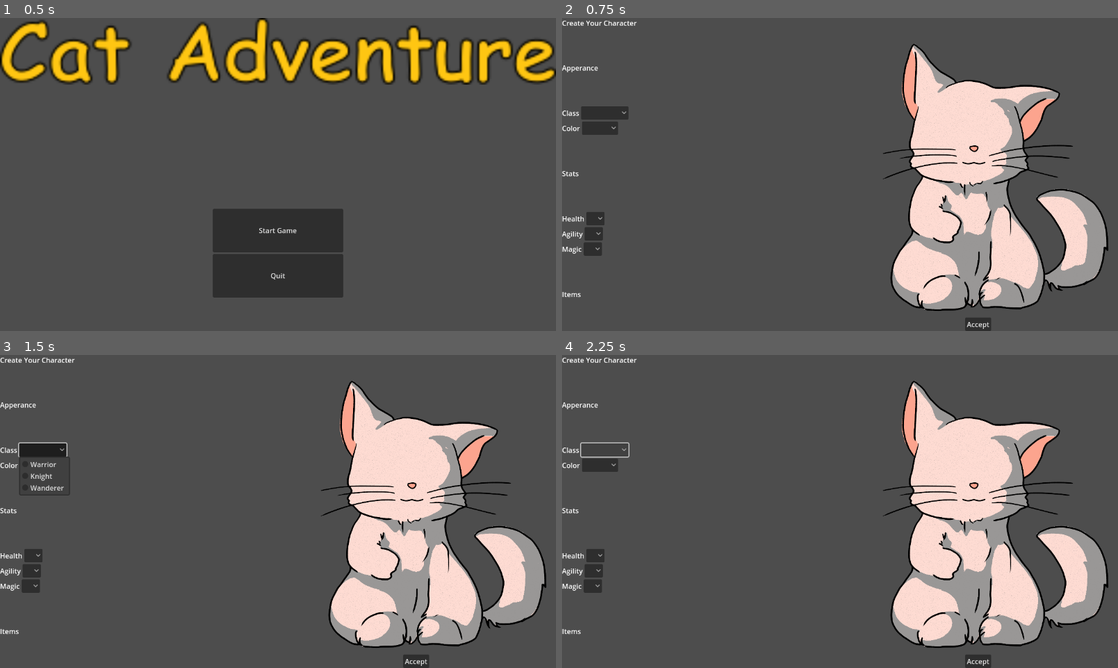
Above: before the commit, frames 1-4 (two rows, left to right).
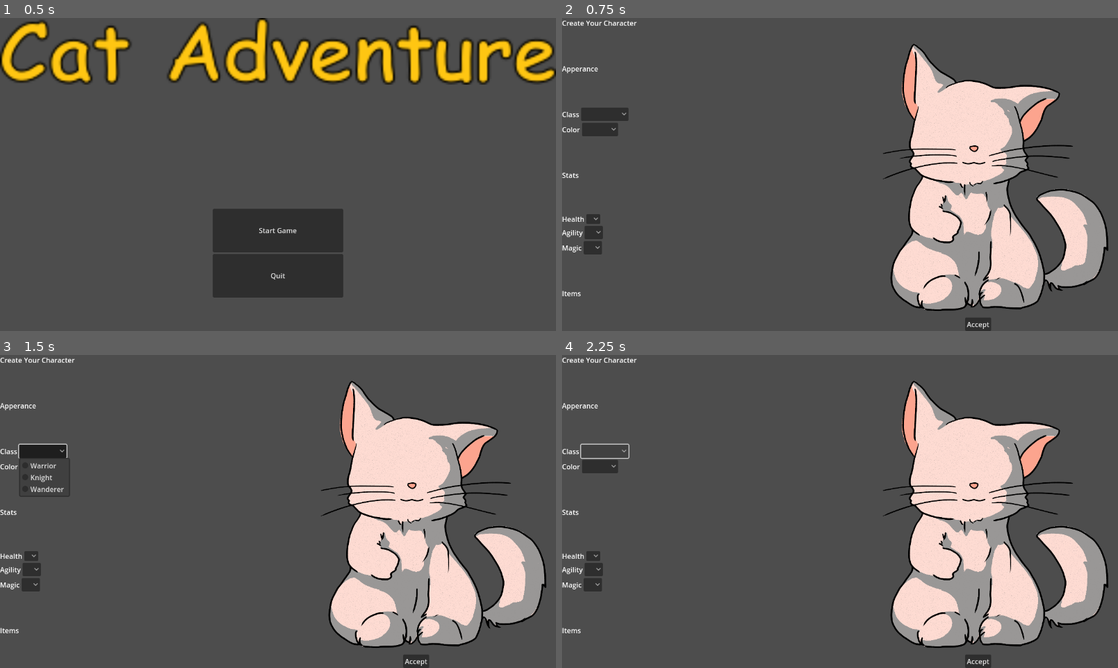
Above: after the commit, the same moments.

Repository: CommonParrot/MiniJam-Cat-Selection-Adventure
Game: Godot game, scene res://Screens/title_screen.tscn
Same seed, same stepped clock (60 frames per second), same inputs: the game is played once before the commit and once after it.
Inputs (mouse positions are in pixels of both pictures, inside the frame that each line leads up to):
- Up to frame 1 (0.5 s): no input
- Up to frame 2 (0.75 s): click "Start Game" at 0.5 s
- Up to frame 3 (1.5 s): click (44, 448) at 1.27 s
- Up to frame 4 (2.25 s): click (606, 452) at 2.02 s

Frame 1 is identical in both runs. In frame 2, 0.6% of the frame differs, in the area x 0-12%, y 15-90%; in frame 3, 0.7%, in the area x 0-13%, y 15-90%; in frame 4, 0.6%.

Commit message:
dynamic cat option button and global signals

Diff:
--- a/Screens/Cat.gd
+++ b/Screens/Cat.gd
@@ -1,13 +1,20 @@
-c
+extends Node
 
+@export var points = 10
+var health = 2
+var agility = 2
+var magic = 2
 
+enum classes {}
+enum colors {}
+enum eye_colors {}
 #
 
 # Called when the node enters the scene tree for the first time.
 func _ready() -> void:
-	pass # Replace with function body.
+	Signals.ui_stat_change.connect(change_cat_stat)
 
 
-# Called every frame. 'delta' is the elapsed time since the previous frame.
-func _process(delta: float) -> void:
-	pass
+func change_cat_stat(stat_name: String, stat_value: int) -> void:
+	check_stat_change_possible(stat_name, stat_value)
+	Signals.ui_stat_change.emit(stat_name, stat_value)
--- /dev/null
+++ b/Screens/DynamicCatOptionButton.gd
@@ -0,0 +1,12 @@
+extends OptionButton
+class_name DynamicCatOptionButton
+
+@export var stat_name = ""
+
+# Called when the node enters the scene tree for the first time.
+func _ready():
+	pass
+
+
+func _on_item_selected(index):
+	Signals.ui_stat_change.emit(stat_name, 1)
--- a/Screens/OptionName.gd
+++ /dev/null
@@ -1,14 +0,0 @@
-extends OptionButton
-
-# Called when the node enters the scene tree for the first time.
-func _ready():
-	pass # Replace with function body.
-
-
-# Called every frame. 'delta' is the elapsed time since the previous frame.
-func _process(delta):
-	pass
-
-
-func _on_item_selected(index):
-	pass # Replace with function body.
--- a/Screens/character_selection_screen.tscn
+++ b/Screens/character_selection_screen.tscn
@@ -1,6 +1,6 @@
 [gd_scene load_steps=3 format=3 uid="uid://youox4cuc70m"]
 
-[ext_resource type="Script" path="res://Screens/OptionName.gd" id="1_d0j74"]
+[ext_resource type="Script" path="res://Screens/DynamicCatOptionButton.gd" id="1_begdr"]
 [ext_resource type="Texture2D" uid="uid://5v5eg7cjj6np" path="res://images/White_Cat.png" id="1_rqi7e"]
 
 [node name="Character creation" type="MarginContainer"]
@@ -45,7 +45,7 @@
 text = "Class"
 horizontal_alignment = 1
 
-[node name="OptionButton" type="OptionButton" parent="VBoxContainer/HBoxContainer/left/Class"]
+[node name="DynamicCatOptionButton" type="OptionButton" parent="VBoxContainer/HBoxContainer/left/Class"]
 layout_mode = 2
 item_count = 3
 popup/item_0/text = "Warrior"
@@ -54,6 +54,7 @@
 popup/item_1/id = 1
 popup/item_2/text = "Wanderer"
 popup/item_2/id = 2
+script = ExtResource("1_begdr")
 
 [node name="Color" type="HBoxContainer" parent="VBoxContainer/HBoxContainer/left"]
 layout_mode = 2
@@ -64,7 +65,7 @@
 text = "Color"
 horizontal_alignment = 1
 
-[node name="OptionButton" type="OptionButton" parent="VBoxContainer/HBoxContainer/left/Color"]
+[node name="DynamicCatOptionButton" type="OptionButton" parent="VBoxContainer/HBoxContainer/left/Color"]
 layout_mode = 2
 item_count = 3
 popup/item_0/text = "White"
@@ -73,6 +74,7 @@
 popup/item_1/id = 1
 popup/item_2/text = "Brown"
 popup/item_2/id = 2
+script = ExtResource("1_begdr")
 
 [node name="Stats" type="Label" parent="VBoxContainer/HBoxContainer/left"]
 layout_mode = 2
@@ -89,16 +91,9 @@
 text = "Health"
 horizontal_alignment = 1
 
-[node name="OptionButton" type="OptionButton" parent="VBoxContainer/HBoxContainer/left/Health"]
+[node name="DynamicCatOptionButton" type="OptionButton" parent="VBoxContainer/HBoxContainer/left/Health"]
 layout_mode = 2
-item_count = 3
-popup/item_0/text = "2"
-popup/item_0/id = 0
-popup/item_1/text = "5"
-popup/item_1/id = 1
-popup/item_2/text = "7"
-popup/item_2/id = 2
-script = ExtResource("1_d0j74")
+script = ExtResource("1_begdr")
 
 [node name="Agility" type="HBoxContainer" parent="VBoxContainer/HBoxContainer/left"]
 layout_mode = 2
@@ -109,7 +104,7 @@
 text = "Agility"
 horizontal_alignment = 1
 
-[node name="OptionButton" type="OptionButton" parent="VBoxContainer/HBoxContainer/left/Agility"]
+[node name="DynamicCatOptionButton" type="OptionButton" parent="VBoxContainer/HBoxContainer/left/Agility"]
 layout_mode = 2
 item_count = 3
 popup/item_0/text = "2"
@@ -118,6 +113,7 @@
 popup/item_1/id = 1
 popup/item_2/text = "7"
 popup/item_2/id = 2
+script = ExtResource("1_begdr")
 
 [node name="Magic" type="HBoxContainer" parent="VBoxContainer/HBoxContainer/left"]
 layout_mode = 2
@@ -128,7 +124,7 @@
 text = "Magic"
 horizontal_alignment = 1
 
-[node name="OptionButton" type="OptionButton" parent="VBoxContainer/HBoxContainer/left/Magic"]
+[node name="DynamicCatOptionButton" type="OptionButton" parent="VBoxContainer/HBoxContainer/left/Magic"]
 layout_mode = 2
 item_count = 3
 popup/item_0/text = "2"
@@ -137,6 +133,7 @@
 popup/item_1/id = 1
 popup/item_2/text = "7"
 popup/item_2/id = 2
+script = ExtResource("1_begdr")
 
 [node name="Items" type="Label" parent="VBoxContainer/HBoxContainer/left"]
 layout_mode = 2
@@ -160,5 +157,3 @@
 
 [node name="MarginContainer" type="MarginContainer" parent="VBoxContainer/HBoxContainer"]
 layout_mode = 2
-
-[connection signal="item_selected" from="VBoxContainer/HBoxContainer/left/Health/OptionButton" to="VBoxContainer/HBoxContainer/left/Health/OptionButton" method="_on_item_selected"]
--- /dev/null
+++ b/Scripts/Signals.gd
@@ -0,0 +1,4 @@
+extends Node
+
+signal ui_stat_change(stat_name: String, stat_value: int)
+signal update_ui_stat(stat_name: String, stat_value: int)
--- a/project.godot
+++ b/project.godot
@@ -15,6 +15,10 @@
 config/features=PackedStringArray("4.2", "Forward Plus")
 config/icon="res://icon.svg"
 
+[autoload]
+
+Signals="*res://Scripts/Signals.gd"
+
 [display]
 
 window/size/viewport_width=1280
